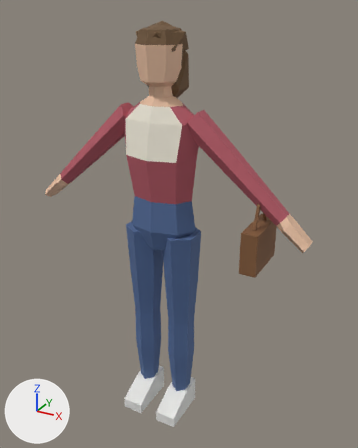
One commit to the FBX model Assets/Character/Visitor_Daughter/Visitor_Daughter.fbx: the scene before it, then after it.
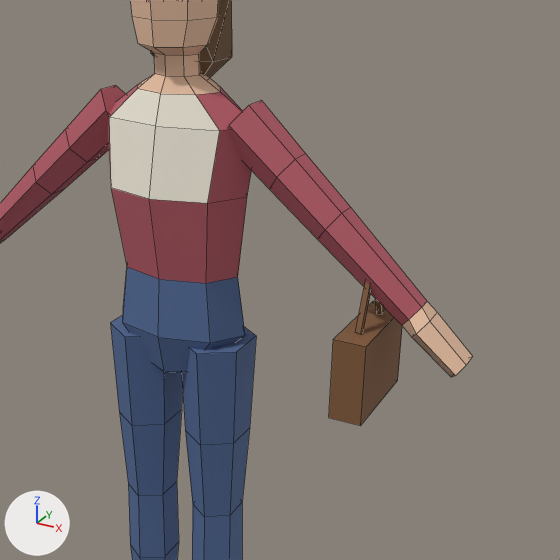
Old and new are each drawn whole from a 50 mm camera at (0.963, -1.614, 1.734) aimed at (0.049, 0.047, 0.903) and again close up on the part from 19% to 100% of the width and 13% to 78% of the height. The lights are fixed; the arrows at lower left show +X, +Y and +Z. The first two pictures are the older version. The close-ups show mesh edges as thin lines.

In view in the first close-up: 'Visitor_Daughter'.
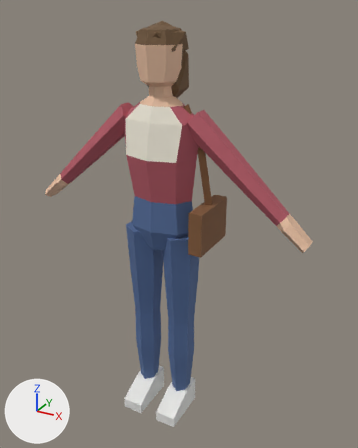
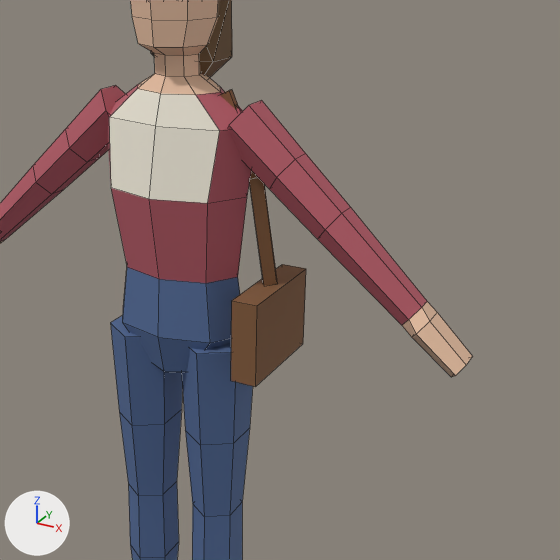
Commit message: feat: give Visitor_Daughter a shoulder bag that moves with the torso

The change in detail:
me_visitor_daughter is used by ob_visitor_daughter; location (0.0, 0.0, 0.0).
me_visitor_daughter had 297 vertices, 286 faces and spanned x -0.61..0.61, y -0.15..0.11, z 0.0..1.69.
me_visitor_daughter now has 297 vertices, 286 faces and spans x -0.61..0.61, y -0.15..0.13, z 0.0..1.69.
me_visitor_daughter part 1: the loose piece of 8 vertices spanning x 0.38..0.45, y -0.11..0.11, z 0.83..1.0 is moved by (-0.22, 0.02, 0.03).
me_visitor_daughter part 2: the loose piece of 8 vertices spanning x 0.41..0.42, y -0.06..-0.01, z 0.99..1.11 is multiplied about its middle by the matrix ((-1.06, -1.514, 0.345), (1.553, -1.034, 0.231), (0.004, 0.415, 1.834)), then moved by (-0.23, 0.05, 0.09).
me_visitor_daughter part 3: the loose piece of 8 vertices spanning x 0.41..0.42, y 0.01..0.06, z 0.99..1.11 is turned -90 degrees about the z axis through its middle and scaled by 1.42, then moved by (-0.28, -0.04, 0.27).

Changed parts and their boxes [x1, y1, x2, y2] in the close-ups (560 x 560 px; the box of a moved part takes in the faces that stretch with it):
part 1 of me_visitor_daughter, moved or reshaped: before [329, 301, 402, 426]; after [231, 264, 306, 387]
part 2 of me_visitor_daughter, moved or reshaped: before [355, 281, 371, 334]; after [249, 177, 278, 285]
part 3 of me_visitor_daughter, moved or reshaped: before [375, 299, 384, 314]; after [220, 90, 257, 178]
